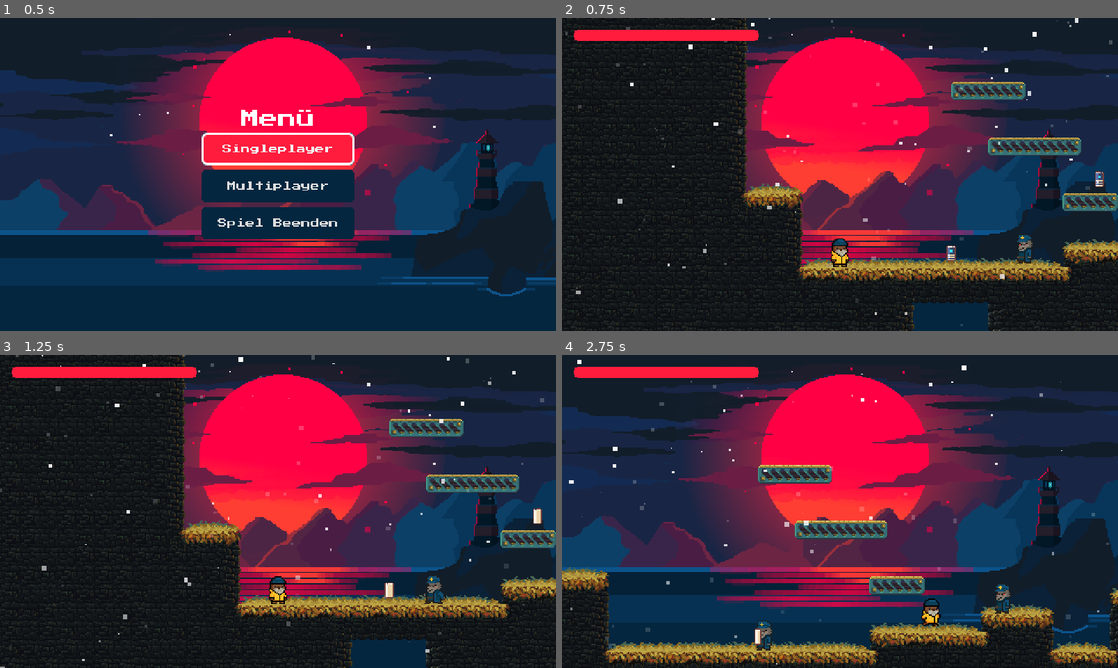
Above: before the commit, frames 1-4 (two rows, left to right).
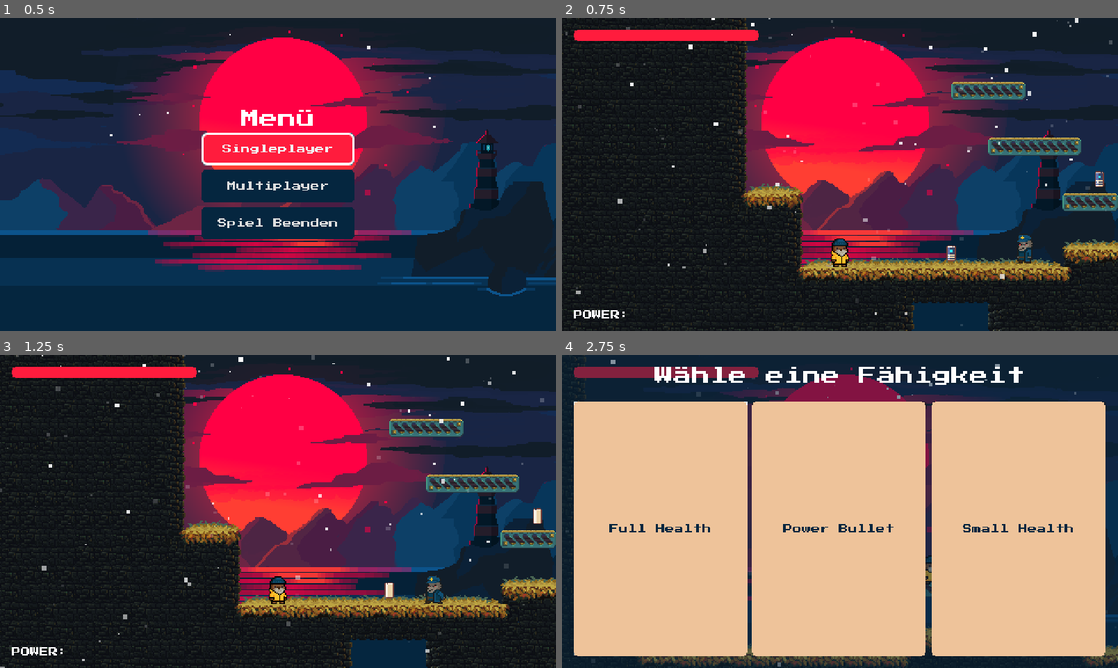
Above: after the commit, the same moments.

Repository: florian-reimann/fjord-n-fury-handcoded
Game: Godot game, scene res://ui/MainMenu.tscn
The game is run twice, just before and just after one commit, with the same random seed, the same clock (stepped at 60 frames per second) and the same inputs.
Inputs (mouse positions are in pixels of both pictures, inside the frame that each line leads up to):
- Up to frame 1 (0.5 s): no input
- Up to frame 2 (0.75 s): click "Singleplayer" at 0.5 s
- Up to frame 3 (1.25 s): no input
- Up to frame 4 (2.75 s): move the mouse to (962, 495) at 1.27 s; press the mouse at (962, 495) at 1.28 s; hold D (Right) from 1.28 s (still down); tap W (Jump) at 1.52, 2.27 s; move the mouse to (728, 527) at 2.02 s; release the mouse at (728, 527) at 2.03 s; click (728, 527) at 2.1 s

Frame 1 is identical in both runs. In frame 2, 0.1% of the frame differs, in the area x 2-12%, y 93-96%; in frame 3, 0.1%; in frame 4, 85%, in the area x 0-100%, y 0-100%.

Commit message:
Update: Added global signals system, card selection panel, and new health items

Diff:
--- a/autoload/GameManager.gd
+++ b/autoload/GameManager.gd
@@ -1,6 +1,6 @@
 extends Node
 
-var player: CharacterBody2D
+var player: PlayerController
 var playerOriginPosition: Vector2
 
 # Für Camera Shakes:
@@ -8,16 +8,28 @@
 var cameraShakeNoise: FastNoiseLite
 var playerCameraOriginOffset: Vector2
 
+# Mögliche Game States
+enum GameState { PLAYING, MENU_OPEN, GAMEOVER, PAUSED }
+var state: GameState = GameState.PLAYING
+
 func _ready() -> void:
 	#Input.set_mouse_mode(Input.MOUSE_MODE_HIDDEN)
 
 	# Noise für eventuellen Camerashake generieren:
 	cameraShakeNoise = FastNoiseLite.new()
+	GlobalSignals.setGameState.connect(onSetGameState)
 
 func RespawnPlayer():
 	print("Respawn")
 	#player.position = playerOriginPosition
 	get_tree().reload_current_scene()
+
+func onSetGameState(new_state: GameState):
+	print(new_state)
+	if state == new_state:
+		return
+	state = new_state
+	ApplySideEffects()
 
 func SpawnVFX(vfxToSpawn:Resource, position: Vector2):
 	var vfxInstance = vfxToSpawn.instantiate()
@@ -28,6 +40,11 @@
 	)
 
 	return vfxInstance
+
+func ApplySideEffects() -> void:
+	# Godots globale Pause nutzen:
+	var should_pause := (state == GameState.PAUSED or state == GameState.MENU_OPEN)
+	get_tree().paused = should_pause
 
 # Screen zum Beben bringen:
 func StartCameraShake():
--- /dev/null
+++ b/autoload/GlobalSignals.gd
@@ -0,0 +1,6 @@
+extends Node
+
+@warning_ignore("unused_signal")
+signal cardChoices(choices: Array[ItemData])
+
+signal setGameState(state: GameManager.GameState)
--- /dev/null
+++ b/features/items/ChooseCardPanel.gd
@@ -0,0 +1,18 @@
+extends Button
+class_name CardPanel
+
+@onready var cardTitle: Label = %CardTitle
+
+var _title: String = ""  # Backing-Field
+
+@export var title: String:
+	get: return _title
+	set(value):
+		_title = value
+		# Wenn Label schon existiert, direkt anzeigen:
+		if is_instance_valid(cardTitle):
+			cardTitle.text = value
+
+func _ready() -> void:
+	# Falls title vor _ready() gesetzt wurde, hier anwenden:
+	cardTitle.text = _title
--- /dev/null
+++ b/features/items/ChooseCardPanel.tscn
@@ -0,0 +1,55 @@
+[gd_scene load_steps=7 format=3 uid="uid://b2oht7viyiv22"]
+
+[ext_resource type="Theme" uid="uid://k2grjrrdlvmy" path="res://ui/theme.tres" id="1_gg3gk"]
+[ext_resource type="Script" uid="uid://bt0bc1qfemjtq" path="res://features/items/ChooseCardPanel.gd" id="1_tfkv8"]
+[ext_resource type="Texture2D" uid="uid://c7gkvy26v0yjd" path="res://features/items/card.png" id="2_tfkv8"]
+
+[sub_resource type="StyleBoxFlat" id="StyleBoxFlat_tfkv8"]
+border_width_left = 2
+border_width_top = 2
+border_width_right = 2
+border_width_bottom = 2
+border_color = Color(1, 1, 1, 1)
+
+[sub_resource type="AtlasTexture" id="AtlasTexture_577mu"]
+atlas = ExtResource("2_tfkv8")
+region = Rect2(0, 0, 150, 220)
+
+[sub_resource type="SpriteFrames" id="SpriteFrames_llari"]
+animations = [{
+"frames": [{
+"duration": 1.0,
+"texture": SubResource("AtlasTexture_577mu")
+}],
+"loop": true,
+"name": &"default",
+"speed": 5.0
+}]
+
+[node name="CardPanel" type="Button"]
+offset_right = 150.0
+offset_bottom = 220.0
+size_flags_horizontal = 3
+size_flags_vertical = 0
+theme_override_styles/focus = SubResource("StyleBoxFlat_tfkv8")
+script = ExtResource("1_tfkv8")
+
+[node name="CardTitle" type="Label" parent="."]
+unique_name_in_owner = true
+z_index = 10
+layout_mode = 0
+offset_left = 10.0
+offset_top = 106.0
+offset_right = 140.0
+offset_bottom = 114.0
+theme = ExtResource("1_gg3gk")
+theme_override_colors/font_color = Color(0.019607844, 0.14901961, 0.24705882, 1)
+text = "Cardname"
+horizontal_alignment = 1
+
+[node name="CardIcon" type="Sprite2D" parent="."]
+z_index = 10
+
+[node name="AnimatedSprite2D" type="AnimatedSprite2D" parent="."]
+sprite_frames = SubResource("SpriteFrames_llari")
+centered = false
--- a/features/items/ItemCard.gd
+++ b/features/items/ItemCard.gd
@@ -1,11 +1,11 @@
 extends Area2D
-
-signal choicesReady(choices: Array[ItemData])
+class_name ItemCard
 
 func _on_body_entered(body: Node2D) -> void:
 	var player = body as PlayerController
 	if player:
-		emit_signal("choicesReady", ItemDB.PickThreeUnique())
+		# Übergibt die drei Karten an den UIManager, dort wird das Anzeigen geregelt:
+		GlobalSignals.cardChoices.emit(ItemDB.PickThreeUnique())
 		queue_free()
 
 	# Das hinzufühgen zum Player kommt jetzt demnächst in das UI Script
--- a/features/items/ItemDB.gd
+++ b/features/items/ItemDB.gd
@@ -5,12 +5,12 @@
 # Zufallszahlengenerator für Shuffle und Auswahl
 var RandomGenerator: RandomNumberGenerator = RandomNumberGenerator.new()
 
-func _Ready() -> void:
+func _ready() -> void:
 	# Zufallszahlengenerator initialisieren
 	RandomGenerator.randomize()
 
 	# Ordner öffnen, in dem die .tres Dateien liegen
-	var dir: DirAccess = DirAccess.open("res://data/items")
+	var dir: DirAccess = DirAccess.open("res://features/items/resources")
 	if dir:
 		dir.list_dir_begin()  # Verzeichnisdurchlauf starten
 
--- /dev/null
+++ b/features/items/resources/item_FullHealth.tres
@@ -0,0 +1,10 @@
+[gd_resource type="Resource" script_class="ItemData" load_steps=2 format=3 uid="uid://cpdfbw542vvwr"]
+
+[ext_resource type="Script" uid="uid://bo6b6wgs72s4" path="res://features/items/ItemData.gd" id="1_u104o"]
+
+[resource]
+script = ExtResource("1_u104o")
+id = "full_health"
+title = "Full Health"
+type = 1
+metadata/_custom_type_script = "uid://bo6b6wgs72s4"
--- /dev/null
+++ b/features/items/resources/item_SmallHealth.tres
@@ -0,0 +1,10 @@
+[gd_resource type="Resource" script_class="ItemData" load_steps=2 format=3 uid="uid://d3oplxdd5qy07"]
+
+[ext_resource type="Script" uid="uid://bo6b6wgs72s4" path="res://features/items/ItemData.gd" id="1_368vp"]
+
+[resource]
+script = ExtResource("1_368vp")
+id = "small_health"
+title = "Small Health"
+type = 1
+metadata/_custom_type_script = "uid://bo6b6wgs72s4"
--- a/features/levels/Level_01.tscn
+++ b/features/levels/Level_01.tscn
@@ -7,6 +7,7 @@
 [ext_resource type="AudioStream" uid="uid://yrjbdrk3ciku" path="res://assets/music/02 Fjord n Fury - Frozen Currents.wav" id="5_madmh"]
 [ext_resource type="Script" uid="uid://yaqsain5ts15" path="res://ui/UI_Manager.gd" id="6_yo8gm"]
 [ext_resource type="PackedScene" uid="uid://cqfry0afxd160" path="res://features/items/ItemCard.tscn" id="7_fk7ia"]
+[ext_resource type="Theme" uid="uid://k2grjrrdlvmy" path="res://ui/theme.tres" id="8_ucjr1"]
 
 [sub_resource type="Curve" id="Curve_madmh"]
 _data = [Vector2(0, 1), 0.0, 0.0, 0, 0, Vector2(1, 0.008116841), 0.0, 0.0, 0, 0]
@@ -538,6 +539,13 @@
 corner_radius_bottom_left = 5
 anti_aliasing = false
 
+[sub_resource type="StyleBoxFlat" id="StyleBoxFlat_ucjr1"]
+bg_color = Color(0.025840001, 0.14733289, 0.24780053, 0.5)
+
+[sub_resource type="StyleBoxEmpty" id="StyleBoxEmpty_ucjr1"]
+content_margin_top = 10.0
+content_margin_bottom = 10.0
+
 [node name="Root" type="Node2D"]
 
 [node name="Level" type="Node2D" parent="."]
@@ -614,3 +622,70 @@
 theme_override_styles/fill = SubResource("StyleBoxFlat_yo8gm")
 value = 100.0
 show_percentage = false
+
+[node name="HBoxContainer" type="HBoxContainer" parent="UI/GameUI"]
+layout_mode = 1
+anchors_preset = 12
+anchor_top = 1.0
+anchor_right = 1.0
+anchor_bottom = 1.0
+offset_top = -8.0
+grow_horizontal = 2
+grow_vertical = 0
+
+[node name="MarginContainer" type="MarginContainer" parent="UI/GameUI/HBoxContainer"]
+layout_mode = 2
+theme_override_constants/margin_left = 10
+theme_override_constants/margin_top = 10
+theme_override_constants/margin_right = 10
+theme_override_constants/margin_bottom = 10
+
+[node name="EquippedItem" type="Label" parent="UI/GameUI/HBoxContainer/MarginContainer"]
+unique_name_in_owner = true
+layout_mode = 2
+theme = ExtResource("8_ucjr1")
+theme_override_constants/line_spacing = 0
+text = "POWER: "
+vertical_alignment = 1
+
+[node name="PickCardUI" type="Control" parent="UI"]
+visible = false
+layout_mode = 3
+anchors_preset = 15
+anchor_right = 1.0
+anchor_bottom = 1.0
+grow_horizontal = 2
+grow_vertical = 2
+
+[node name="PanelContainer" type="PanelContainer" parent="UI/PickCardUI"]
+layout_mode = 1
+anchors_preset = 15
+anchor_right = 1.0
+anchor_bottom = 1.0
+grow_horizontal = 2
+grow_vertical = 2
+theme_override_styles/panel = SubResource("StyleBoxFlat_ucjr1")
+
+[node name="VBoxContainer" type="VBoxContainer" parent="UI/PickCardUI/PanelContainer"]
+layout_mode = 2
+
+[node name="Label" type="Label" parent="UI/PickCardUI/PanelContainer/VBoxContainer"]
+texture_filter = 1
+layout_mode = 2
+theme = ExtResource("8_ucjr1")
+theme_override_font_sizes/font_size = 16
+theme_override_styles/normal = SubResource("StyleBoxEmpty_ucjr1")
+text = "Wähle eine Fähigkeit"
+horizontal_alignment = 1
+
+[node name="MarginContainer" type="MarginContainer" parent="UI/PickCardUI/PanelContainer/VBoxContainer"]
+layout_mode = 2
+size_flags_vertical = 3
+theme_override_constants/margin_left = 10
+theme_override_constants/margin_right = 10
+theme_override_constants/margin_bottom = 10
+
+[node name="ChooseCardHBoxContainer" type="HBoxContainer" parent="UI/PickCardUI/PanelContainer/VBoxContainer/MarginContainer"]
+unique_name_in_owner = true
+layout_mode = 2
+size_flags_vertical = 3
--- a/features/player/Player.gd
+++ b/features/player/Player.gd
@@ -47,6 +47,8 @@
 		emit_signal("playerHealthUpdated", currentHealth, MAX_HEALTH)
 
 const MAX_HEALTH: int = 100
+
+var equippedItem: ItemData
 
 @onready var animated_sprite_2d: AnimatedSprite2D = $AnimatedSprite2D
 @onready var shooting_point: Node2D = $Shooting_Point
@@ -222,6 +224,9 @@
 func CollectedItemCard():
 	print("Collect Cards")
 
+func EquipItem(item: ItemData) -> void:
+	equippedItem = item
+
 func StartBlink():
 	var blink_tween = get_tree().create_tween()
 	blink_tween.tween_method(UpdateBlink, 1.0, 0.0, 0.3)
--- a/project.godot
+++ b/project.godot
@@ -19,17 +19,31 @@
 
 GameManager="*res://autoload/GameManager.gd"
 ItemDB="*res://features/items/ItemDB.gd"
+GlobalSignals="*res://autoload/GlobalSignals.gd"
+
+[debug]
+
+gdscript/warnings/unused_signal=0
 
 [display]
 
 window/size/viewport_width=480
 window/size/viewport_height=270
-window/size/window_width_override=1024
-window/size/window_height_override=768
+window/size/mode=3
+window/size/window_width_override=1440
+window/size/window_height_override=810
 window/stretch/mode="viewport"
 
 [input]
 
+ui_accept={
+"deadzone": 0.5,
+"events": [Object(InputEventKey,"resource_local_to_scene":false,"resource_name":"","device":0,"window_id":0,"alt_pressed":false,"shift_pressed":false,"ctrl_pressed":false,"meta_pressed":false,"pressed":false,"keycode":4194309,"physical_keycode":0,"key_label":0,"unicode":0,"location":0,"echo":false,"script":null)
+, Object(InputEventKey,"resource_local_to_scene":false,"resource_name":"","device":0,"window_id":0,"alt_pressed":false,"shift_pressed":false,"ctrl_pressed":false,"meta_pressed":false,"pressed":false,"keycode":4194310,"physical_keycode":0,"key_label":0,"unicode":0,"location":0,"echo":false,"script":null)
+, Object(InputEventKey,"resource_local_to_scene":false,"resource_name":"","device":0,"window_id":0,"alt_pressed":false,"shift_pressed":false,"ctrl_pressed":false,"meta_pressed":false,"pressed":false,"keycode":32,"physical_keycode":0,"key_label":0,"unicode":32,"location":0,"echo":false,"script":null)
+, Object(InputEventJoypadButton,"resource_local_to_scene":false,"resource_name":"","device":-1,"button_index":0,"pressure":0.0,"pressed":true,"script":null)
+]
+}
 Left={
 "deadzone": 0.2,
 "events": [Object(InputEventJoypadMotion,"resource_local_to_scene":false,"resource_name":"","device":-1,"axis":0,"axis_value":-1.0,"script":null)
@@ -78,6 +92,12 @@
 , Object(InputEventJoypadButton,"resource_local_to_scene":false,"resource_name":"","device":-1,"button_index":3,"pressure":0.0,"pressed":true,"script":null)
 ]
 }
+Back={
+"deadzone": 0.2,
+"events": [Object(InputEventKey,"resource_local_to_scene":false,"resource_name":"","device":-1,"window_id":0,"alt_pressed":false,"shift_pressed":false,"ctrl_pressed":false,"meta_pressed":false,"pressed":false,"keycode":0,"physical_keycode":4194305,"key_label":0,"unicode":0,"location":0,"echo":false,"script":null)
+, Object(InputEventJoypadButton,"resource_local_to_scene":false,"resource_name":"","device":-1,"button_index":1,"pressure":0.0,"pressed":false,"script":null)
+]
+}
 
 [layer_names]
 
--- a/ui/MainMenu.tscn
+++ b/ui/MainMenu.tscn
@@ -2,8 +2,8 @@
 
 [ext_resource type="AudioStream" uid="uid://co2i5cocqm0ia" path="res://assets/music/01 Fjord n Fury Theme 8Bit.wav" id="1_nmrkx"]
 [ext_resource type="Script" uid="uid://d1nsrir02ff3u" path="res://ui/MainMenu.gd" id="1_rn8js"]
-[ext_resource type="FontFile" uid="uid://c1tep3jkif8g8" path="res://ui/font/PressStart2P-Regular.ttf" id="2_nmrkx"]
 [ext_resource type="Texture2D" uid="uid://gacp4vh5bfxb" path="res://features/levels/background.png" id="3_8v85u"]
+[ext_resource type="Theme" uid="uid://k2grjrrdlvmy" path="res://ui/theme.tres" id="4_x262b"]
 [ext_resource type="PackedScene" uid="uid://1fvets1arxnj" path="res://ui/components/Button.tscn" id="5_x262b"]
 
 [node name="Node2D" type="Node2D"]
@@ -50,7 +50,7 @@
 
 [node name="Label" type="Label" parent="CanvasLayer/Control/VBoxContainer"]
 layout_mode = 2
-theme_override_fonts/font = ExtResource("2_nmrkx")
+theme = ExtResource("4_x262b")
 theme_override_font_sizes/font_size = 16
 text = "Menü"
 horizontal_alignment = 1
--- a/ui/UI_Manager.gd
+++ b/ui/UI_Manager.gd
@@ -1,11 +1,64 @@
 extends CanvasLayer
 
+# GAME UI
 @onready var health_bar: ProgressBar = %HealthBar
+@onready var equipped_item: Label = %EquippedItem
+
+# CARD MENU
+@onready var pick_card_ui: Control = $PickCardUI
+@onready var choose_card_h_box_container: HBoxContainer = %ChooseCardHBoxContainer
+const CHOOSE_CARD_PANEL = preload("uid://b2oht7viyiv22")
+var cards: Array[CardPanel] = []
 
 func _ready() -> void:
+	# UI soll auch im Pause-Zustand Eingaben bekommen
+	process_mode = Node.PROCESS_MODE_WHEN_PAUSED
+
+	# Per default ausblenden:
+	pick_card_ui.visible = false
+
 	var player = get_tree().get_root().get_node("Root").get_node("Player") as PlayerController
 	player.playerHealthUpdated.connect(UpdateHealthBar) # Signal verknpüfen
+
+	GlobalSignals.cardChoices.connect(onCardChoices)
 
 func UpdateHealthBar(newValue: int, maxValue: int):
 	var barValue = float(newValue) / float(maxValue) * 100
 	health_bar.value = barValue
+
+func PickCardAndClose(card: ItemData) -> void:
+	if pick_card_ui.visible:
+		pick_card_ui.visible = false
+		GlobalSignals.setGameState.emit(GameManager.GameState.PLAYING)
+		equipped_item.text =  card.title
+		GameManager.player.EquipItem(card)
+
+
+func onCardChoices(choices: Array[ItemData]) -> void:
+	for c in choose_card_h_box_container.get_children():
+		c.queue_free()
+	cards.clear()
+
+	print(choices)
+	pick_card_ui.visible = true
+	GlobalSignals.setGameState.emit(GameManager.GameState.MENU_OPEN)
+	# Die drei Karten zur Auswahl anzeigen:
+	for cardItem in choices:
+		print(cardItem.title)
+		var new_card: CardPanel = CHOOSE_CARD_PANEL.instantiate()
+		new_card.title = cardItem.title
+		choose_card_h_box_container.add_child(new_card)
+		cards.append(new_card)
+		new_card.pressed.connect(PickCardAndClose.bind(cardItem))
+
+	# Fokus-Navigation links/rechts verketten
+	for i in cards.size():
+		var left  := cards[(i - 1 + cards.size()) % cards.size()]
+		var right := cards[(i + 1) % cards.size()]
+		cards[i].focus_neighbor_left  = left.get_path()
+		cards[i].focus_neighbor_right = right.get_path()
+
+	# Anfangsfokus setzen
+	if cards.size() > 0:
+		await get_tree().process_frame
+		cards[0].grab_focus()
--- /dev/null
+++ b/ui/theme.tres
@@ -0,0 +1,40 @@
+[gd_resource type="Theme" load_steps=4 format=3 uid="uid://k2grjrrdlvmy"]
+
+[ext_resource type="FontFile" uid="uid://c1tep3jkif8g8" path="res://ui/font/PressStart2P-Regular.ttf" id="1_rqugq"]
+
+[sub_resource type="StyleBoxFlat" id="StyleBoxFlat_jf26r"]
+content_margin_left = 4.0
+content_margin_top = 4.0
+content_margin_right = 4.0
+content_margin_bottom = 4.0
+bg_color = Color(1, 1, 1, 0.75)
+draw_center = false
+border_width_left = 2
+border_width_top = 2
+border_width_right = 2
+border_width_bottom = 2
+corner_radius_top_left = 3
+corner_radius_top_right = 3
+corner_radius_bottom_right = 3
+corner_radius_bottom_left = 3
+corner_detail = 5
+expand_margin_left = 2.0
+expand_margin_top = 2.0
+expand_margin_right = 2.0
+expand_margin_bottom = 2.0
+
+[sub_resource type="StyleBoxEmpty" id="StyleBoxEmpty_6lx7k"]
+
+[resource]
+Label/colors/font_color = Color(1, 1, 1, 1)
+Label/colors/font_outline_color = Color(0, 0, 0, 1)
+Label/colors/font_shadow_color = Color(0, 0, 0, 0)
+Label/constants/line_spacing = 3
+Label/constants/outline_size = 0
+Label/constants/shadow_offset_x = 1
+Label/constants/shadow_offset_y = 1
+Label/constants/shadow_outline_size = 1
+Label/font_sizes/font_size = 8
+Label/fonts/font = ExtResource("1_rqugq")
+Label/styles/focus = SubResource("StyleBoxFlat_jf26r")
+Label/styles/normal = SubResource("StyleBoxEmpty_6lx7k")
Not shown, added: autoload/GlobalSignals.gd.uid
Not shown, added: features/items/ChooseCardPanel.gd.uid
Binary file added: features/items/card.png
Not shown, added: features/items/card.png.import
Not shown: 1 places in features/levels/Level_01.tscn that only renumber resources
